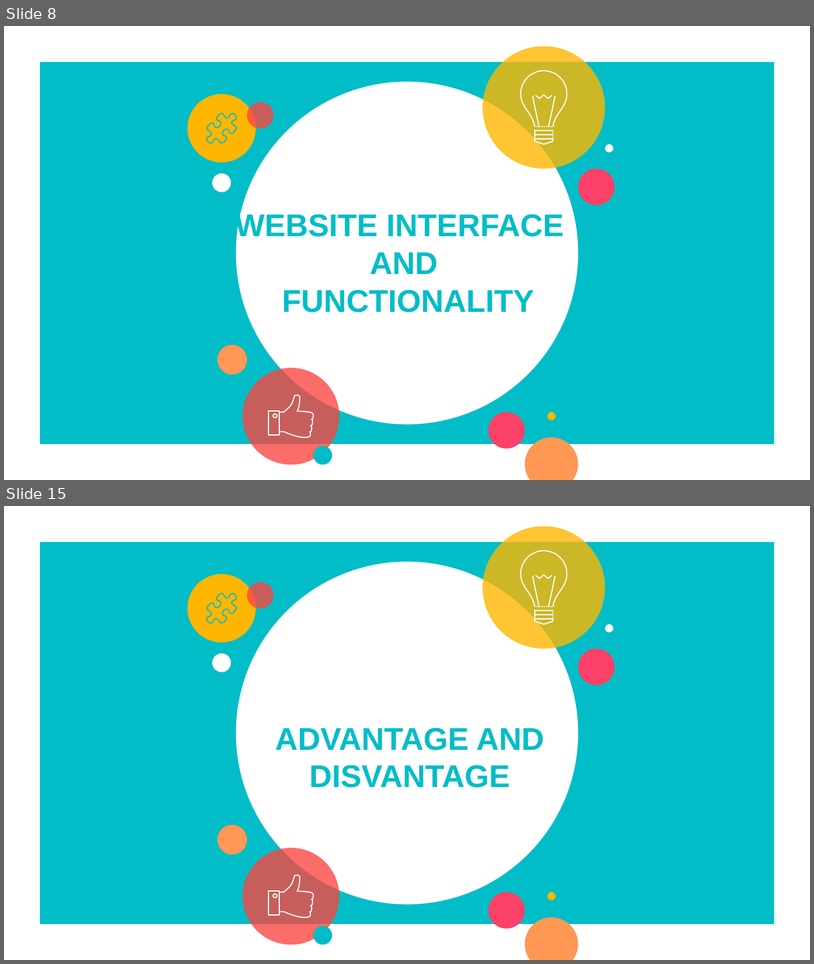
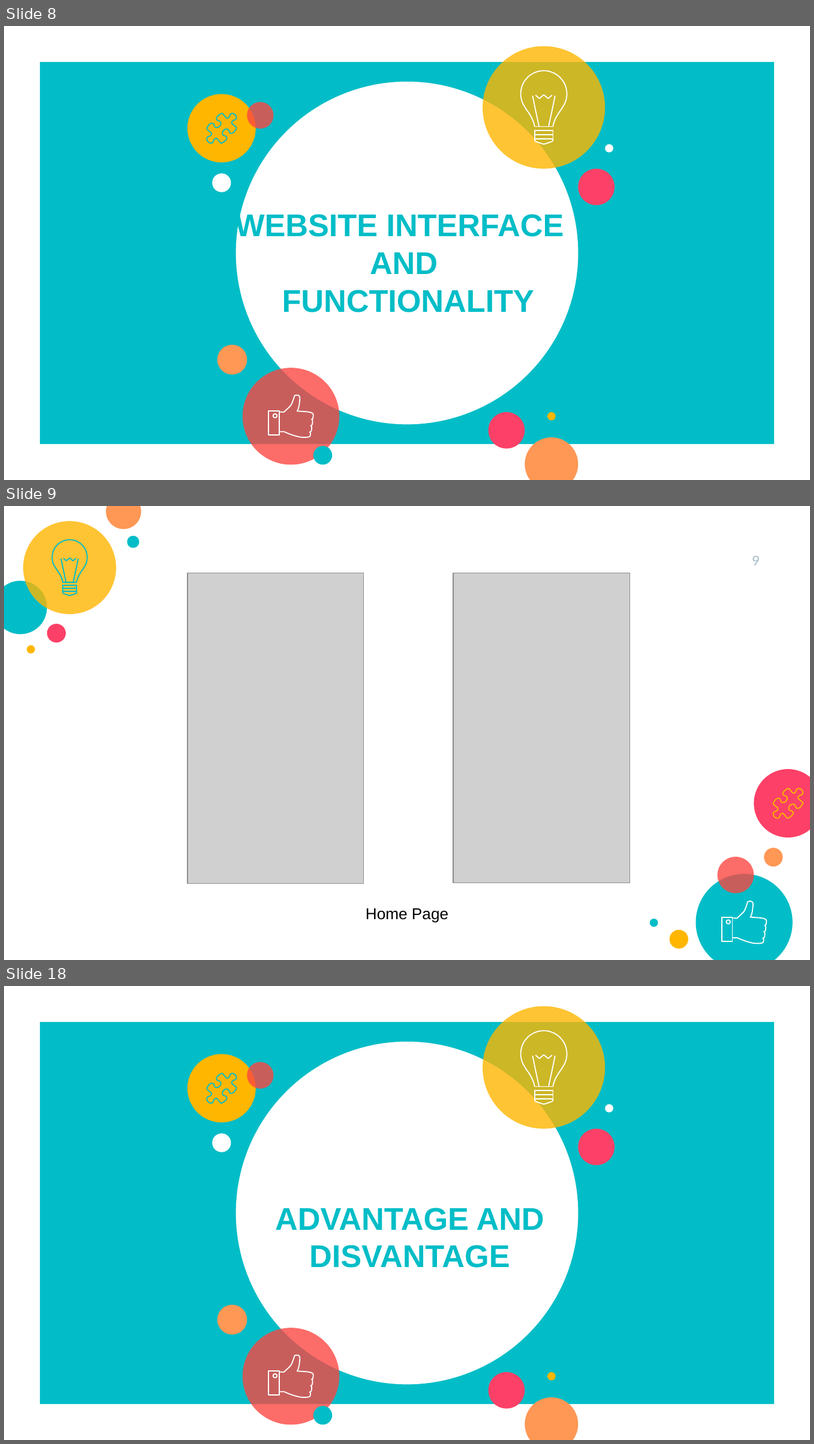
Before and after one commit to hoanglongvuong/aptechseem1, a slide deck: Document/SlideShow.pptx. Shown one above the other, each under a label of ours: slides 8 and 15 before the commit, slides 8, 9 and 18 after it; the slides between them are not shown. The pictures are 814x964 and 814x1444 pixels, drawn with LibreOffice and Linux fonts; fonts in the diff are those of the drawing; grey boxes stand for pictures. Boxes give left, top, right and bottom in pixels: in the first picture for what was removed or moved away, otherwise in the second. Text is boxed around its words. In the diff, an @@ line names an element or a change of style, - is before the commit and + after.

```diff
--- a/Document/SlideShow.pptx
+++ b/Document/SlideShow.pptx
@@ slide 9 added at bbox=[4, 506, 810, 960], background #FFFFFF @@
@@ ellipse added at bbox=[23, 522, 116, 614], fill #FFB600 at 80% opacity @@
@@ ellipse added at bbox=[107, 506, 142, 529], fill #FF9755 @@
@@ ellipse added at bbox=[128, 536, 140, 548], fill #02BDC7 @@
@@ page number added at bbox=[752, 556, 760, 565], 12 pt, text #A6BCC9 @@
+9
@@ picture added at bbox=[188, 573, 363, 883] @@
@@ picture added at bbox=[453, 573, 630, 883] @@
@@ ellipse added at bbox=[4, 581, 47, 634], fill #02BDC7 @@
@@ group added at bbox=[53, 540, 88, 595]: 8 freeform shapes @@
@@ ellipse added at bbox=[47, 624, 65, 642], fill #FC4067 @@
@@ ellipse added at bbox=[27, 645, 35, 653], fill #FFB600 @@
@@ ellipse added at bbox=[754, 769, 810, 837], fill #FC4067 @@
@@ freeform shape added at bbox=[773, 788, 803, 818], outline #FFB600 0.96 pt @@
@@ ellipse added at bbox=[717, 857, 754, 893], fill #FC4540 at 79% opacity @@
@@ ellipse added at bbox=[764, 848, 783, 867], fill #FF9755 @@
@@ ellipse added at bbox=[696, 874, 792, 960], fill #02BDC7 @@
@@ freeform shape added at bbox=[734, 901, 767, 943], outline #FFFFFF 0.96 pt @@
@@ text added at bbox=[366, 908, 449, 922], 14 pt, text #000000 @@
+Home Page
@@ ellipse added at bbox=[650, 918, 658, 926], fill #02BDC7 @@
@@ freeform shape added at bbox=[722, 917, 732, 942], outline #FFFFFF 0.96 pt @@
@@ ellipse added at bbox=[670, 930, 689, 948], fill #FFB600 @@
@@ what was slide 15 is now slide 18 @@
```
Also in this commit, not shown: 1 slide changed, 8 other slides added, 6 slides removed.
